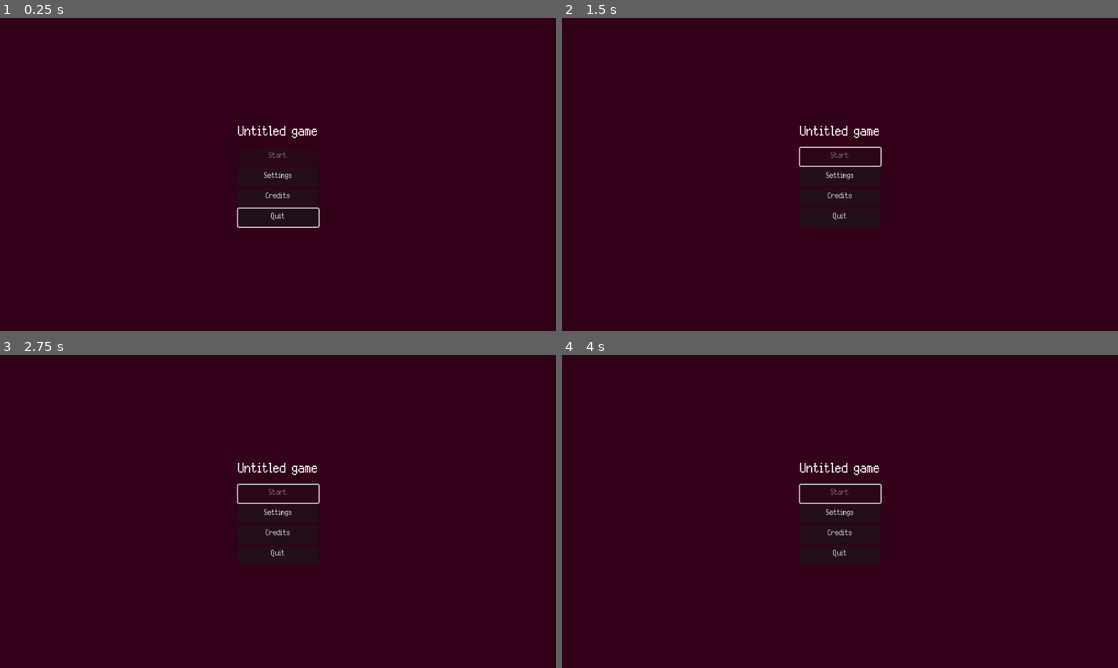
Above: before the commit, frames 1-4 (two rows, left to right).
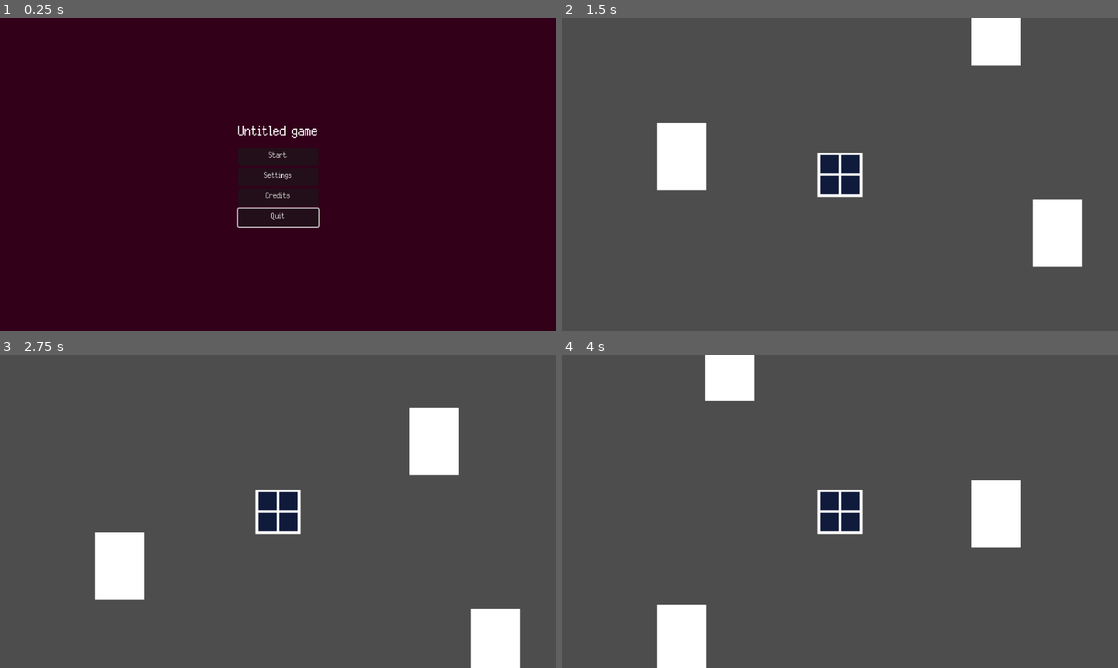
Above: after the commit, the same moments.

Repository: colinbellino/ludum-dare-53
Game: Godot game, scene res://game/main_menu/TitleUI.tscn
The game is run twice, just before and just after one commit, with the same random seed, the same clock (stepped at 60 frames per second) and the same inputs.
Inputs (mouse positions are in pixels of both pictures, inside the frame that each line leads up to):
- Up to frame 1 (0.25 s): no input
- Up to frame 2 (1.5 s): click (840, 155) at 0.5 s, where only the run after the commit has a clickable "Start"; move the mouse to (962, 158) at 1.27 s; press the mouse at (962, 158) at 1.28 s
- Up to frame 3 (2.75 s): move the mouse to (166, 527) at 2.02 s; release the mouse at (166, 527) at 2.03 s; click (166, 527) at 2.1 s
- Up to frame 4 (4 s): move the mouse to (895, 442) at 2.77 s; press the mouse at (895, 442) at 2.78 s; move the mouse to (812, 574) at 3.52 s; release the mouse at (812, 574) at 3.53 s; click (812, 574) at 3.6 s

The runs differ from the first frame. In frame 1, less than 0.1% of the frame differs, in the area x 43-56%, y 34-58%; in frame 2, 100%, in the area x 0-100%, y 0-100%; in frame 3, 100%; in frame 4, 100%.

Commit message:
Cart WIP

Diff:
--- /dev/null
+++ b/game/cart/Cart.gd
@@ -0,0 +1,15 @@
+extends Node2D
+
+@export var money := 100
+@export var movement_speed := Vector2(0, -100)
+
+func _ready():
+	for child in get_children():
+		if child is CartSlot:
+			child.connect("selected", self.on_slot_selected.bind(child))
+
+func _process(delta):
+	position += movement_speed * delta
+
+func on_slot_selected(slot:CartSlot):
+	slot.build_structure(preload("res://game/cart/LightMGTurret.tscn"))
--- /dev/null
+++ b/game/cart/Cart.tscn
@@ -0,0 +1,28 @@
+[gd_scene load_steps=3 format=3 uid="uid://h4b1yoj0sw3a"]
+
+[ext_resource type="PackedScene" uid="uid://cefq52m5s65j6" path="res://game/cart/CartSlot.tscn" id="1_2b14a"]
+[ext_resource type="Script" path="res://game/cart/Cart.gd" id="1_d453d"]
+
+[node name="Cart" type="Node2D"]
+script = ExtResource("1_d453d")
+
+[node name="Placeholder" type="ColorRect" parent="."]
+offset_left = -39.0
+offset_top = -37.0
+offset_right = 39.0
+offset_bottom = 39.0
+mouse_filter = 2
+
+[node name="CartSlot" parent="." instance=ExtResource("1_2b14a")]
+position = Vector2(-18, 18)
+
+[node name="CartSlot2" parent="." instance=ExtResource("1_2b14a")]
+position = Vector2(18, -18)
+
+[node name="CartSlot3" parent="." instance=ExtResource("1_2b14a")]
+position = Vector2(-18, -18)
+
+[node name="CartSlot4" parent="." instance=ExtResource("1_2b14a")]
+position = Vector2(18, 18)
+
+[node name="Camera2D" type="Camera2D" parent="."]
--- /dev/null
+++ b/game/cart/CartSlot.gd
@@ -0,0 +1,38 @@
+class_name CartSlot
+extends Area2D
+
+signal selected()
+
+@export var current_structure:PackedScene = null
+@export var health = 1.0 # Percentage health, scales with max health of structure
+
+var current_structure_node = null
+
+var is_selected = false
+
+func _ready():
+	add_to_group("Selectable")
+	if current_structure:
+		build_structure(current_structure)
+
+func build_structure(new_structure:PackedScene):
+	if current_structure_node:
+		current_structure_node.free()
+		current_structure_node = null
+
+	health = 1.0
+	current_structure = new_structure
+	current_structure_node = current_structure.instantiate()
+	add_child(current_structure_node)
+
+func deselect():
+	is_selected = false
+
+func _input_event(_viewport:Viewport, event:InputEvent, _shape_idx:int):
+	if event.is_action_pressed("mouse_left"):
+		for obj in get_tree().get_nodes_in_group("Selectable"):
+			is_selected = false
+
+		if not is_selected:
+			is_selected = true
+			emit_signal("selected")
--- /dev/null
+++ b/game/cart/CartSlot.tscn
@@ -0,0 +1,20 @@
+[gd_scene load_steps=3 format=3 uid="uid://cefq52m5s65j6"]
+
+[ext_resource type="Script" path="res://game/cart/CartSlot.gd" id="1_1q2lu"]
+
+[sub_resource type="RectangleShape2D" id="RectangleShape2D_d2dm5"]
+size = Vector2(32, 32)
+
+[node name="CartSlot" type="Area2D"]
+script = ExtResource("1_1q2lu")
+
+[node name="ColorRect" type="ColorRect" parent="."]
+offset_left = -16.0
+offset_top = -16.0
+offset_right = 16.0
+offset_bottom = 16.0
+mouse_filter = 2
+color = Color(0.0627451, 0.105882, 0.235294, 1)
+
+[node name="CollisionShape2D" type="CollisionShape2D" parent="."]
+shape = SubResource("RectangleShape2D_d2dm5")
--- /dev/null
+++ b/game/cart/LightMGTurret.gd
@@ -0,0 +1,11 @@
+extends Node2D
+
+
+# Called when the node enters the scene tree for the first time.
+func _ready():
+	pass # Replace with function body.
+
+
+# Called every frame. 'delta' is the elapsed time since the previous frame.
+func _process(delta):
+	pass
--- /dev/null
+++ b/game/cart/LightMGTurret.tscn
@@ -0,0 +1,10 @@
+[gd_scene load_steps=3 format=3 uid="uid://q3s4k7jqvttf"]
+
+[ext_resource type="Texture2D" uid="uid://d4hbbyeh8ahg0" path="res://game/cart/turret_placeholder.png" id="1_to4s0"]
+[ext_resource type="Script" path="res://game/cart/LightMGTurret.gd" id="1_tv5q1"]
+
+[node name="LightMGTurret" type="Node2D"]
+script = ExtResource("1_tv5q1")
+
+[node name="TurretPlaceholder" type="Sprite2D" parent="."]
+texture = ExtResource("1_to4s0")
--- /dev/null
+++ b/game/level/Level.tscn
@@ -0,0 +1,74 @@
+[gd_scene load_steps=2 format=3 uid="uid://cktef4gcsjhd2"]
+
+[ext_resource type="PackedScene" uid="uid://h4b1yoj0sw3a" path="res://game/cart/Cart.tscn" id="1_s3r65"]
+
+[node name="Level" type="Node"]
+
+[node name="Cart" parent="." instance=ExtResource("1_s3r65")]
+position = Vector2(1, 0)
+
+[node name="ColorRect" type="ColorRect" parent="."]
+offset_left = -315.0
+offset_top = -181.0
+offset_right = -230.0
+offset_bottom = -65.0
+
+[node name="ColorRect2" type="ColorRect" parent="."]
+offset_left = 334.0
+offset_top = -49.0
+offset_right = 419.0
+offset_bottom = 67.0
+
+[node name="ColorRect3" type="ColorRect" parent="."]
+offset_left = 187.0
+offset_top = 182.0
+offset_right = 272.0
+offset_bottom = 298.0
+
+[node name="ColorRect4" type="ColorRect" parent="."]
+offset_left = -298.0
+offset_top = 256.0
+offset_right = -213.0
+offset_bottom = 372.0
+
+[node name="ColorRect5" type="ColorRect" parent="."]
+offset_left = 228.0
+offset_top = -396.0
+offset_right = 313.0
+offset_bottom = -280.0
+
+[node name="ColorRect6" type="ColorRect" parent="."]
+offset_left = -232.0
+offset_top = -649.0
+offset_right = -147.0
+offset_bottom = -533.0
+
+[node name="ColorRect7" type="ColorRect" parent="."]
+offset_left = 162.0
+offset_top = -906.0
+offset_right = 247.0
+offset_bottom = -790.0
+
+[node name="ColorRect8" type="ColorRect" parent="."]
+offset_left = -278.0
+offset_top = -1034.0
+offset_right = -193.0
+offset_bottom = -918.0
+
+[node name="ColorRect9" type="ColorRect" parent="."]
+offset_left = 180.0
+offset_top = -1291.0
+offset_right = 265.0
+offset_bottom = -1175.0
+
+[node name="ColorRect10" type="ColorRect" parent="."]
+offset_left = -258.0
+offset_top = -1384.0
+offset_right = -173.0
+offset_bottom = -1268.0
+
+[node name="ColorRect11" type="ColorRect" parent="."]
+offset_left = 184.0
+offset_top = -1559.0
+offset_right = 269.0
+offset_bottom = -1443.0
--- a/game/main_menu/TitleUI.gd
+++ b/game/main_menu/TitleUI.gd
@@ -4,9 +4,7 @@
 	%Start.grab_focus()
 
 func start_game():
-	# TODO
-	# Overlay.transition("res://game/level1/Level1.tscn")
-	pass
+	Overlay.transition("res://game/level/Level.tscn")
 
 func settings():
 	Overlay.show_modal(preload("res://game/main_menu/SettingsUI.tscn"))
--- a/game/main_menu/TitleUI.tscn
+++ b/game/main_menu/TitleUI.tscn
@@ -34,7 +34,6 @@
 unique_name_in_owner = true
 layout_mode = 2
 theme = ExtResource("2")
-disabled = true
 text = "Start"
 
 [node name="Settings" type="Button" parent="Menu"]
--- a/project.godot
+++ b/project.godot
@@ -194,5 +194,6 @@
 
 [rendering]
 
+textures/canvas_textures/default_texture_filter=0
 renderer/rendering_method="gl_compatibility"
 renderer/rendering_method.mobile="gl_compatibility"
Binary file added: game/cart/turret_placeholder.png
Not shown, added: game/cart/turret_placeholder.png.import
